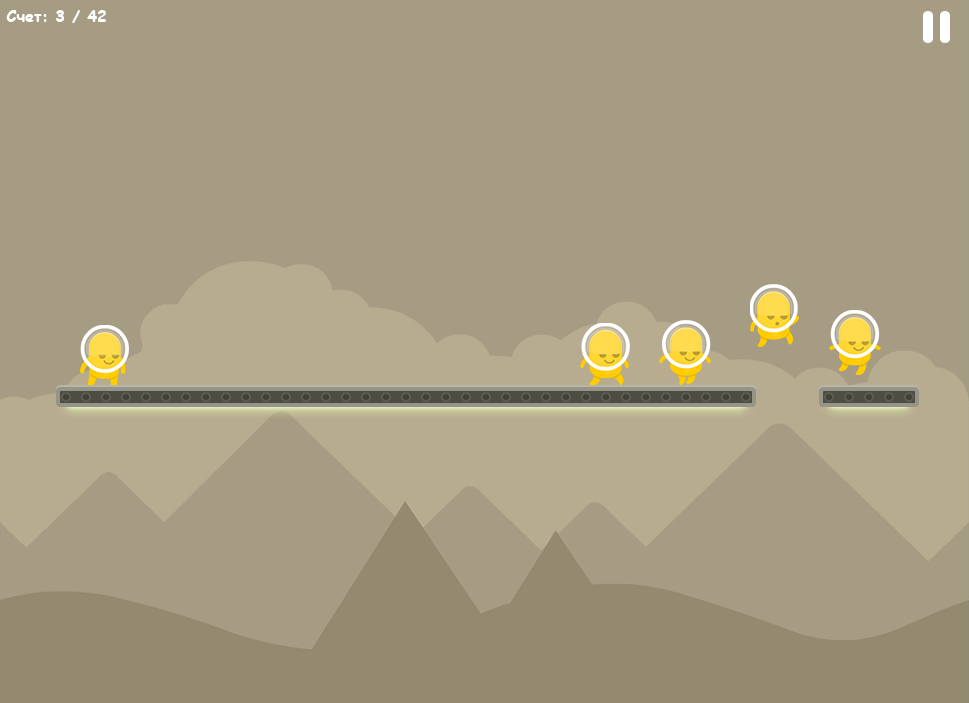
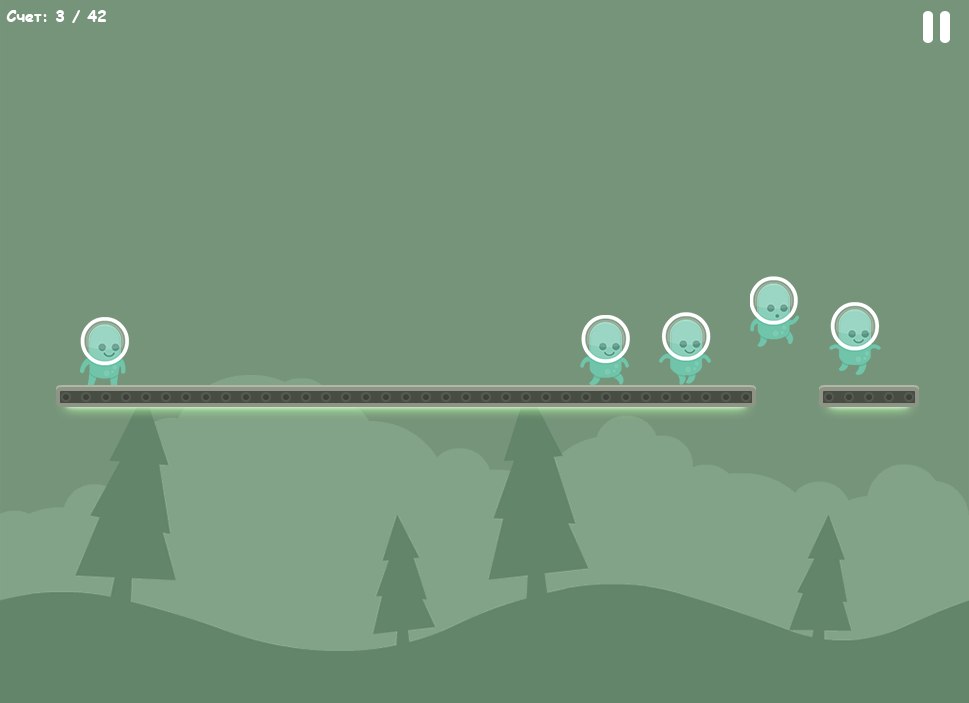
Two versions of the same layered image (969x703). Layer-by-layer changes:
added group "hud" with 2 layers in group "interface" over (x1=6, y1=10, x2=950, y2=43)
moved "pause" into group "hud" over (x1=923, y1=11, x2=950, y2=43)
moved "Счет" into group "hud", painted on it over (x1=6, y1=10, x2=106, y2=23)
added group "green" with 14 layers above "yellow" over (x1=0, y1=0, x2=969, y2=703)
added group "player" (1st of 3, in "green") with 6 layers in group "green" over (x1=80, y1=276, x2=881, y2=385)
added layer "fall" (1st of 3, in "green" › "player") in group "player" over (x1=829, y1=302, x2=881, y2=375)
added layer "jump" (1st of 3, in "green" › "player") in group "player" over (x1=750, y1=276, x2=799, y2=347)
added layer "walk2" (1st of 3, in "green" › "player") in group "player" over (x1=659, y1=312, x2=711, y2=385)
added layer "walk1" (1st of 3, in "green" › "player") in group "player" over (x1=580, y1=315, x2=630, y2=385)
added layer "stand" (1st of 3, in "green" › "player") in group "player" over (x1=80, y1=317, x2=129, y2=385)
added group "platforms" (1st of 3, in "green") with 2 layers in group "green" over (x1=53, y1=385, x2=922, y2=421)
added layer "start_platform" (1st of 3, in "green" › "platforms") in group "platforms" over (x1=53, y1=385, x2=759, y2=421)
added layer "platform" (1st of 3, in "green" › "platforms") in group "platforms" over (x1=816, y1=385, x2=922, y2=421)
added group "background" (1st of 5, in "green") with 3 layers in group "green" over (x1=0, y1=0, x2=969, y2=703)
added layer "background" (2nd of 5, in "green" › "background") in group "background" over (x1=0, y1=0, x2=969, y2=703)
